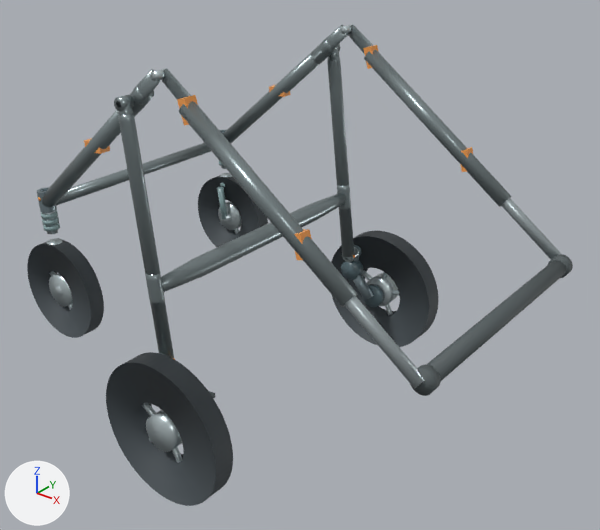
The glTF model models/no_cabin/w650_state2_wheel_M.glb: old version first, new version second.
One viewpoint serves both versions: a camera (50 mm lens) standing at (1.869, -1.218, 1.153) and looking at (0.891, 0.005, 0.394). The axes (+X, +Y, +Z) are drawn at lower left. The lights are the same throughout. The older version comes first.

In view in the first picture: 'FL_tire.010', 'FR_tire.010', 'RL_tire.010', 'RR_tire.010', 'V46_rear_leg_-1.010', 'V46_rear_leg_1.010', 'V46_rearbar.010', 'handle_slider_-1.009', 'main_lower_-1.010', 'main_upper_-1.010', 'main_upper_1.010', 'round_handle.009' and 46 more.
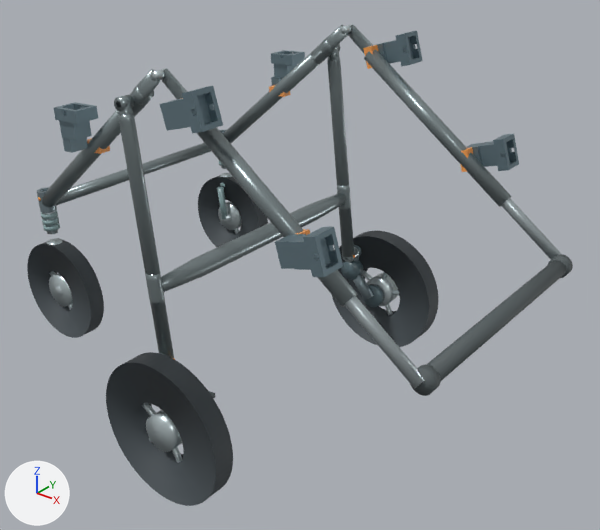
Location of each change, (x1, y1, x2, y2) in pixels of the pictures (600 x 530 px):
'Universal_Cabin_Receiver_H_-1', added
    after: (275, 227, 343, 277)
'Universal_Cabin_Receiver_M_-1', added
    after: (160, 86, 223, 134)
'Universal_Cabin_Receiver_L_-1', added
    after: (54, 102, 98, 153)
'Universal_Cabin_Receiver_H_1', added
    after: (467, 134, 519, 171)
'Universal_Cabin_Receiver_M_1', added
    after: (376, 30, 423, 67)
'Universal_Cabin_Receiver_L_1', added
    after: (271, 50, 305, 86)

What the commit changed:
Material 'Universal Cabin Receiver' (mat_universal_cabin_receiver) is new.
Its base color is (0.18, 0.26, 0.3) (greyish blue #768b95).
Its metallic is 0.58.
Its roughness is 0.42.
Mesh me_universal_cabin_receiver_m__1 is new.
It has 76 vertices, 156 faces and spans x 0.8584..0.9631, y -0.33..-0.282, z 0.7561..0.8347.
It uses material mat_universal_cabin_receiver (greyish blue #768b95).
Mesh me_universal_cabin_receiver_l__1 is new.
It has 76 vertices, 156 faces and spans x 0.5808..0.6461, y -0.33..-0.282, z 0.6626..0.7515.
It uses material mat_universal_cabin_receiver (greyish blue #768b95).
Mesh me_universal_cabin_receiver_h__1 is new.
It has 76 vertices, 156 faces and spans x 1.1003..1.2049, y -0.33..-0.282, z 0.5785..0.6571.
It uses material mat_universal_cabin_receiver (greyish blue #768b95).
Mesh me_universal_cabin_receiver_m_1 is new.
It has 76 vertices, 156 faces and spans x 0.8584..0.9631, y 0.282..0.33, z 0.7561..0.8347.
It uses material mat_universal_cabin_receiver (greyish blue #768b95).
Mesh me_universal_cabin_receiver_l_1 is new.
It has 76 vertices, 156 faces and spans x 0.5808..0.6461, y 0.282..0.33, z 0.6626..0.7515.
It uses material mat_universal_cabin_receiver (greyish blue #768b95).
Mesh me_universal_cabin_receiver_h_1 is new.
It has 76 vertices, 156 faces and spans x 1.1003..1.2049, y 0.282..0.33, z 0.5785..0.6571.
It uses material mat_universal_cabin_receiver (greyish blue #768b95).
Object 'Universal_Cabin_Receiver_M_-1' (ob_universal_cabin_receiver_m__1) is new; it shows me_universal_cabin_receiver_m__1.
Its location is (0.0, 0.0, 0.0).
Object 'Universal_Cabin_Receiver_L_-1' (ob_universal_cabin_receiver_l__1) is new; it shows me_universal_cabin_receiver_l__1.
Its location is (0.0, 0.0, 0.0).
Object 'Universal_Cabin_Receiver_H_-1' (ob_universal_cabin_receiver_h__1) is new; it shows me_universal_cabin_receiver_h__1.
Its location is (0.0, 0.0, 0.0).
Object 'Universal_Cabin_Receiver_M_1' (ob_universal_cabin_receiver_m_1) is new; it shows me_universal_cabin_receiver_m_1.
Its location is (0.0, 0.0, 0.0).
Object 'Universal_Cabin_Receiver_L_1' (ob_universal_cabin_receiver_l_1) is new; it shows me_universal_cabin_receiver_l_1.
Its location is (0.0, 0.0, 0.0).
Object 'Universal_Cabin_Receiver_H_1' (ob_universal_cabin_receiver_h_1) is new; it shows me_universal_cabin_receiver_h_1.
Its location is (0.0, 0.0, 0.0).
